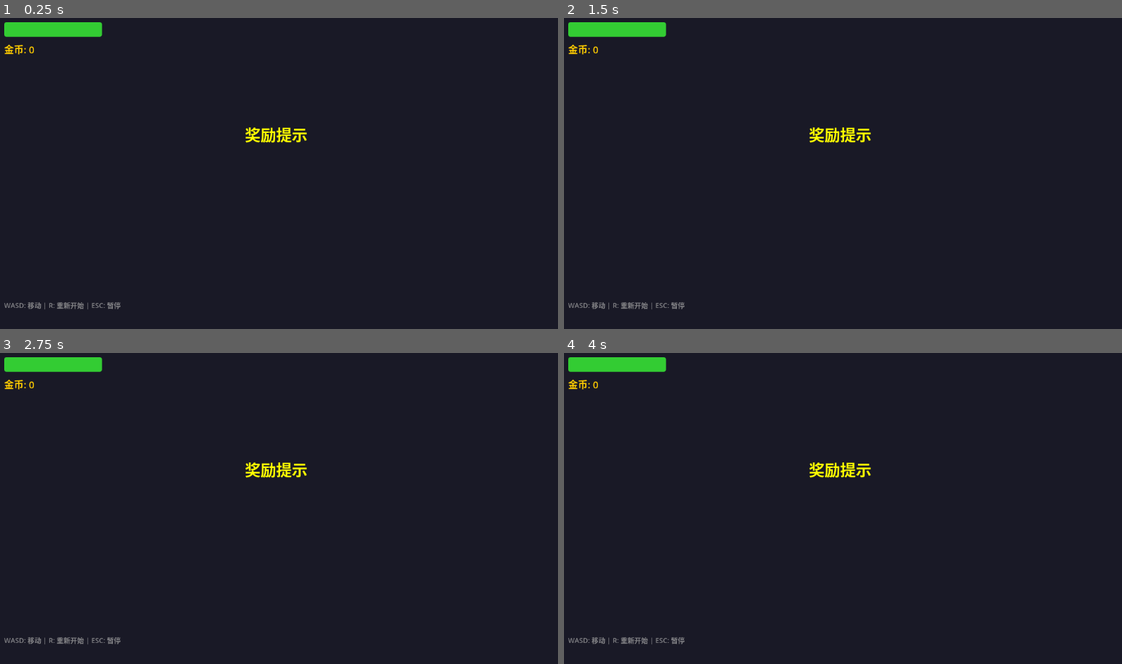
Above: before the commit, frames 1-4 (two rows, left to right).
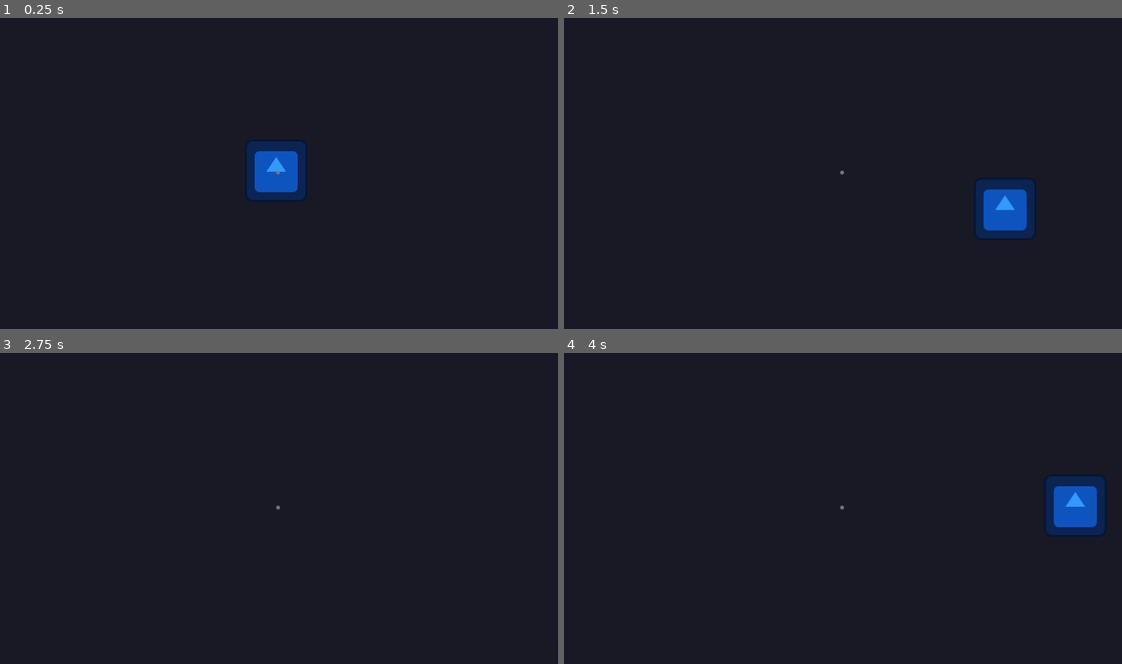
Above: after the commit, the same moments.

Repository: IguanaYu/godot_start
Game: Godot game, scene res://scenes/Main.tscn
Two runs of this game, one before a commit and one after it. Both use one fixed random seed, a clock stepped at 60 frames per second and the inputs below. The engine's default icon, where the game draws it, is replaced by a stand-in: a white triangle on a blue panel in a dark square.
Inputs:
- Up to frame 1 (0.25 s): no input
- Up to frame 2 (1.5 s): tap Enter at 0.5 s; hold D (move_right) 0.53-1.28 s; hold S (move_down) from 1.28 s (still down)
- Up to frame 3 (2.75 s): release S (move_down) at 2.03 s; hold D (move_right) from 2.03 s (still down)
- Up to frame 4 (4 s): release D (move_right) at 2.78 s; hold W (move_up) 2.78-3.53 s; tap Space at 3.5 s; hold A (move_left) from 3.53 s (still down)

The runs differ from the first frame. In frame 1, 3.4% of the frame differs, in the area x 0-55%, y 1-94%; in frame 2, 3.5%; in frame 3, 1.5%; in frame 4, 3.5%, in the area x 0-97%, y 1-94%.
Error before the commit: Parse Error: Identifier "_invincibility_timer_node" not declared in the current scope. (res://scripts/Player.gd:145)

Commit message:
优化了一下移速不对的问题

Diff:
--- a/scenes/Main.tscn
+++ b/scenes/Main.tscn
@@ -19,56 +19,53 @@
 corner_radius_bottom_right = 5
 corner_radius_bottom_left = 5
 
-[node name="Main" type="Node2D"]
+[node name="Main" type="Node2D" unique_id=542945104]
 script = ExtResource("1_main")
 
-[node name="Player" parent="." instance=ExtResource("2_player")]
-position = Vector2(0, 0)
+[node name="Player" parent="." unique_id=9122496 instance=ExtResource("2_player")]
+base_speed = 444.0
+acceleration = 10000.0
+friction = 10000.0
 
-[node name="Spawner" type="Node2D" parent="."]
+[node name="Spawner" type="Node2D" parent="." unique_id=1612181968]
 script = ExtResource("3_spawner")
-enable_enemy_spawning = true
-enemy_spawn_interval = 3.0
 max_enemies_per_spawn = 2
 max_enemies_in_scene = 10
-enable_coin_spawning = true
 coin_spawn_interval = 4.0
 max_coins_per_spawn = 3
 max_coins_in_scene = 20
-enable_capture_point_spawning = true
 capture_point_spawn_interval = 12.0
 max_capture_points_in_scene = 2
-enable_chest_spawning = true
 chest_spawn_interval = 18.0
 max_chests_in_scene = 3
 
-[node name="Camera2D" type="Camera2D" parent="."]
+[node name="Camera2D" type="Camera2D" parent="." unique_id=140308380]
+limit_smoothed = true
 position_smoothing_enabled = true
-position_smoothing_speed = 5.0
-limit_smoothed = true
 
-[node name="Background" type="ColorRect" parent="."]
+[node name="Background" type="ColorRect" parent="." unique_id=1142602921]
+z_index = -10
 offset_left = -1000.0
 offset_top = -1000.0
 offset_right = 1000.0
 offset_bottom = 1000.0
 color = Color(0.1, 0.1, 0.15, 1)
-z_index = -10
 
-[node name="UI" type="CanvasLayer" parent="."]
+[node name="UI" type="CanvasLayer" parent="." unique_id=689496958]
+visible = false
 script = ExtResource("4_ui")
 
-[node name="HPBar" type="ProgressBar" parent="UI"]
+[node name="HPBar" type="ProgressBar" parent="UI" unique_id=1622280912]
 offset_left = 20.0
 offset_top = 20.0
 offset_right = 220.0
 offset_bottom = 50.0
+theme_override_styles/background = SubResource("StyleBoxFlat_hp_bg")
+theme_override_styles/fill = SubResource("StyleBoxFlat_hp_fill")
 value = 100.0
 show_percentage = false
-theme_override_styles/background = SubResource("StyleBoxFlat_hp_bg")
-theme_override_styles/fill = SubResource("StyleBoxFlat_hp_fill")
 
-[node name="CoinLabel" type="Label" parent="UI"]
+[node name="CoinLabel" type="Label" parent="UI" unique_id=1987672202]
 offset_left = 20.0
 offset_top = 60.0
 offset_right = 200.0
@@ -77,7 +74,7 @@
 theme_override_font_sizes/font_size = 20
 text = "金币: 0"
 
-[node name="RewardPopup" type="Label" parent="UI"]
+[node name="RewardPopup" type="Label" parent="UI" unique_id=1343056241]
 anchors_preset = 8
 anchor_left = 0.5
 anchor_top = 0.5
@@ -93,7 +90,7 @@
 horizontal_alignment = 1
 vertical_alignment = 1
 
-[node name="ControlsHint" type="Label" parent="UI"]
+[node name="ControlsHint" type="Label" parent="UI" unique_id=363688307]
 anchors_preset = 2
 anchor_top = 1.0
 anchor_bottom = 1.0
@@ -104,3 +101,8 @@
 theme_override_colors/font_color = Color(0.7, 0.7, 0.7, 0.7)
 theme_override_font_sizes/font_size = 14
 text = "WASD: 移动 | R: 重新开始 | ESC: 暂停"
+
+[node name="TextEdit" type="TextEdit" parent="." unique_id=917079350]
+offset_right = 8.0
+offset_bottom = 8.0
+text = "123123"
--- a/scenes/Player.tscn
+++ b/scenes/Player.tscn
@@ -1,28 +1,31 @@
-[gd_scene load_steps=3 format=3 uid="uid://cxfj8kxqmnmyp"]
+[gd_scene format=3 uid="uid://cxfj8kxqmnmyp"]
 
-[ext_resource type="Script" path="res://scripts/Player.gd" id="1_2x3rq"]
+[ext_resource type="Script" uid="uid://j4xgwvcg88yh" path="res://scripts/Player.gd" id="1_2x3rq"]
+[ext_resource type="Texture2D" uid="uid://bgxbjb282i2kt" path="res://icon.svg" id="2_v6fml"]
 
 [sub_resource type="CircleShape2D" id="CircleShape2D_1xw7v"]
 radius = 16.0
 
-[node name="Player" type="CharacterBody2D" groups=["player"]]
-collision_layer = 1
+[node name="Player" type="CharacterBody2D" unique_id=2046445455 groups=["player"]]
 collision_mask = 0
 script = ExtResource("1_2x3rq")
+acceleration = 100.0
+friction = 1000.0
 
-[node name="Sprite2D" type="Sprite2D" parent="."]
+[node name="Sprite2D" type="Sprite2D" parent="." unique_id=808429682]
 modulate = Color(0.2, 0.6, 1, 1)
+texture = ExtResource("2_v6fml")
 
-[node name="CollisionShape2D" type="CollisionShape2D" parent="."]
+[node name="CollisionShape2D" type="CollisionShape2D" parent="." unique_id=371612042]
 shape = SubResource("CircleShape2D_1xw7v")
 
-[node name="HurtArea" type="Area2D" parent="."]
+[node name="HurtArea" type="Area2D" parent="." unique_id=1940307211]
 collision_layer = 0
 collision_mask = 2
 
-[node name="CollisionShape2D" type="CollisionShape2D" parent="HurtArea"]
+[node name="CollisionShape2D" type="CollisionShape2D" parent="HurtArea" unique_id=986752900]
 shape = SubResource("CircleShape2D_1xw7v")
 
-[node name="InvincibilityTimer" type="Timer" parent="HurtArea"]
+[node name="InvincibilityTimer" type="Timer" parent="HurtArea" unique_id=314342124]
 wait_time = 1.5
 one_shot = true
--- a/scripts/Player.gd
+++ b/scripts/Player.gd
@@ -60,21 +60,28 @@
 @onready var hurt_area: Area2D = $HurtArea
 ## 伤害检测碰撞形状引用
 @onready var hurt_collision_shape: CollisionShape2D = $HurtArea/CollisionShape2D
-## 无敌帧计时器引用
-@onready var invincibility_timer_node: Timer = $HurtArea/InvincibilityTimer
 
 ## ========== Godot 生命周期函数 ==========
 
 func _ready() -> void:
+	# 重新初始化当前速度（确保使用场景中的覆盖值）
+	_current_speed = base_speed
+
 	# 设置 GameManager 的玩家引用
 	GameManager.player = self
 
+	# 获取无敌帧计时器引用（在运行时获取）
+	var timer_node: Timer = $HurtArea/InvincibilityTimer
+	if timer_node != null:
+		timer_node.timeout.connect(_on_invincibility_timer_timeout)
+
 	# 连接伤害检测信号
-	hurt_area.body_entered.connect(_on_hurt_area_body_entered)
-	invincibility_timer_node.timeout.connect(_on_invincibility_timer_timeout)
+	if hurt_area != null:
+		hurt_area.body_entered.connect(_on_hurt_area_body_entered)
 
 	# 初始化精灵颜色
-	_original_modulate = sprite.modulate
+	if sprite != null:
+		_original_modulate = sprite.modulate
 
 ## ========== 物理处理（每帧调用） ==========
 
@@ -124,6 +131,10 @@
 	else:
 		velocity = velocity.move_toward(Vector2.ZERO, friction * delta)
 
+	# # 调试：打印当前速度和加速度配置
+	# if input_dir != Vector2.ZERO:
+	# 	print("当前速度: ", velocity.length(), " | 目标: ", target_velocity.length(), " | 加速度: ", acceleration, " | 摩擦力: ", friction)
+
 ## ========== 伤害处理 ==========
 
 ## 处理受到伤害
@@ -142,7 +153,12 @@
 ## 启动无敌状态
 func _start_invincibility() -> void:
 	_is_invincible = true
-	_invincibility_timer_node.start(invincibility_duration)
+
+	# 启动无敌计时器
+	var timer_node: Timer = $HurtArea/InvincibilityTimer
+	if timer_node != null:
+		timer_node.wait_time = invincibility_duration
+		timer_node.start()
 
 	# 设置闪烁计时器
 	_blink_timer = 0.0
@@ -150,12 +166,14 @@
 ## 结束无敌状态
 func _end_invincibility() -> void:
 	_is_invincible = false
-	sprite.visible = true
-	sprite.modulate = _original_modulate
+	if sprite != null:
+		sprite.visible = true
+		sprite.modulate = _original_modulate
 
 ## 切换精灵可见性（闪烁效果）
 func _toggle_sprite_visibility() -> void:
-	sprite.visible = not sprite.visible
+	if sprite != null:
+		sprite.visible = not sprite.visible
 
 ## ========== 无敌星状态 ==========
 
@@ -165,7 +183,8 @@
 	_is_invincible = false  # 无敌星状态下不需要普通无敌
 
 	# 改变精灵颜色为金黄色
-	sprite.modulate = Color.GOLD
+	if sprite != null:
+		sprite.modulate = Color.GOLD
 
 	# 设置计时器
 	if not _buff_timers.has("star_invincibility"):
@@ -174,8 +193,9 @@
 ## 结束无敌星状态
 func _end_star_invincibility() -> void:
 	_is_star_invincible = false
-	sprite.modulate = _original_modulate
-	sprite.visible = true
+	if sprite != null:
+		sprite.modulate = _original_modulate
+		sprite.visible = true
 	_buff_timers.erase("star_invincibility")
 
 ## ========== BUFF 系统 ==========
@@ -198,7 +218,7 @@
 		_buff_timers["speed_boost"] = duration
 
 	# 改变精灵颜色为绿色提示
-	if not _is_star_invincible:
+	if not _is_star_invincible and sprite != null:
 		sprite.modulate = Color.GREEN_YELLOW
 
 ## 处理 BUFF 计时器
@@ -213,7 +233,7 @@
 			match buff_name:
 				"speed_boost":
 					_speed_multiplier = 1.0
-					if not _is_star_invincible and not _is_invincible:
+					if not _is_star_invincible and not _is_invincible and sprite != null:
 						sprite.modulate = _original_modulate
 				"star_invincibility":
 					_end_star_invincibility()
--- a/scripts/UIManager.gd
+++ b/scripts/UIManager.gd
@@ -9,7 +9,7 @@
 ## ========== 节点引用 ==========
 
 ## 血量条引用
-@onready var hp_bar: TextureProgressBar = $HPBar
+@onready var hp_bar: ProgressBar = $HPBar
 ## 金币标签引用
 @onready var coin_label: Label = $CoinLabel
 ## 奖励提示标签引用
@@ -65,13 +65,8 @@
 
 	hp_bar.value = hp_percentage
 
-	# 根据血量改变颜色
-	if hp_percentage > 60.0:
-		hp_bar.tint_progress = Color.GREEN
-	elif hp_percentage > 30.0:
-		hp_bar.tint_progress = Color.YELLOW
-	else:
-		hp_bar.tint_progress = Color.RED
+	# ProgressBar 使用主题样式定义颜色，无需动态修改
+	# 颜色已在场景中通过 theme_override_styles 设置
 
 ## 更新金币显示
 func _update_coin_display() -> void:
Not shown: 1 places in scenes/Main.tscn that only renumber resources
Not shown, changed: .gitignore
